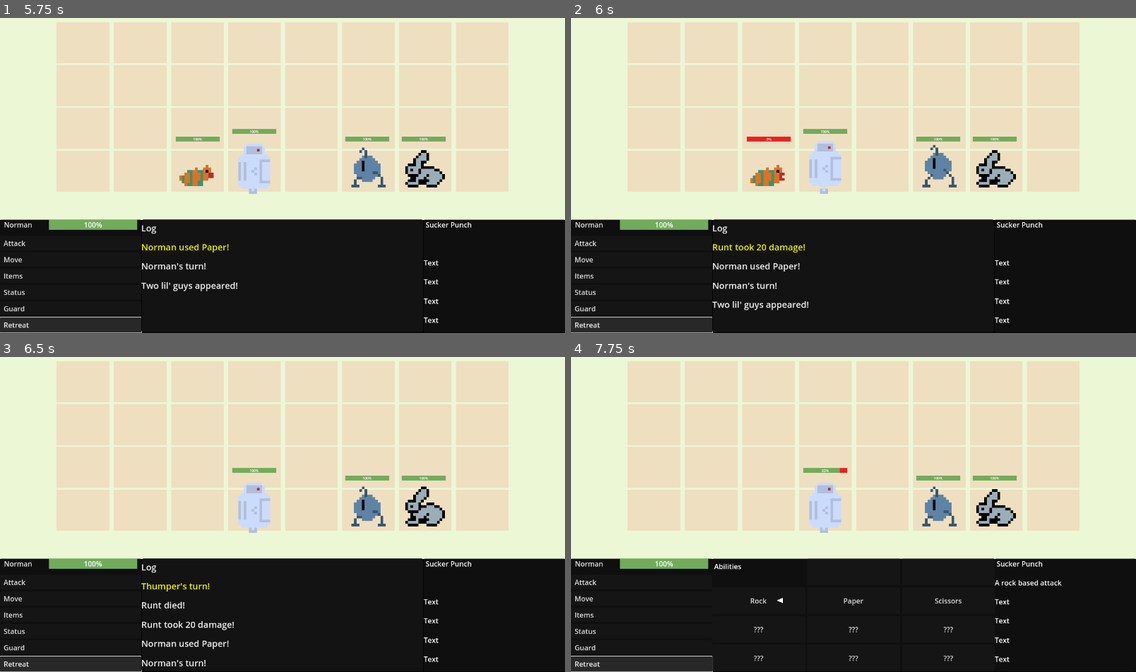
Above: before the commit, frames 1-4 (two rows, left to right).
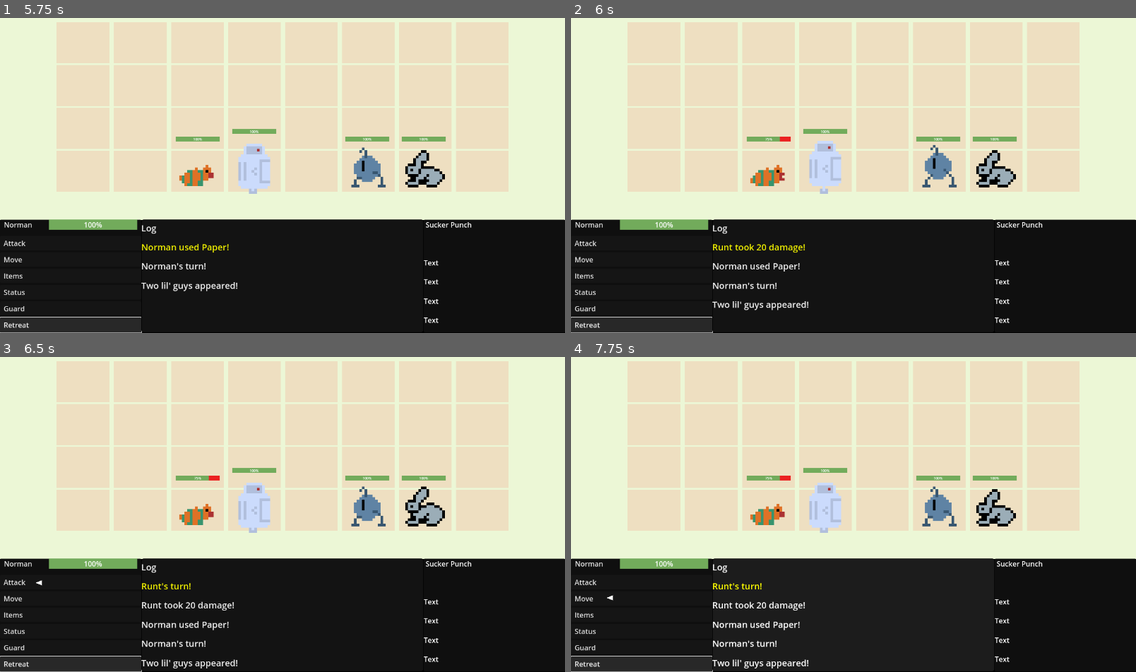
Above: after the commit, the same moments.

Repository: SamShubitz1/WorkingTitle
Game: Godot game, scene res://Scenes/Battle/Battle/battle_scene.tscn
Same seed, same stepped clock (60 frames per second), same inputs: the game is played once before the commit and once after it. This scene is started directly instead of the project's main scene.
Inputs:
- Up to frame 1 (5.75 s): click "Attack" at 0.5 s; click "Move" at 1.25 s; click "Items" at 2 s; click "Status" at 2.75 s; click "Guard" at 3.5 s; click "Retreat" at 4.25 s; tap Enter (ui_accept) at 5, 5.27 s; hold Right (ui_right) from 5.03 s (still down); tap E (navigate_log) at 5.1 s
- Up to frame 2 (6 s): release Right (ui_right) at 5.78 s; hold Q (go_back) from 5.78 s (still down); tap P (testbutton) at 5.85 s
- Up to frame 3 (6.5 s): keep holding Q (go_back); tap Enter (ui_accept) at 6.02 s
- Up to frame 4 (7.75 s): release Q (go_back) at 6.53 s; hold Right (ui_right) 6.53-7.28 s; tap E (navigate_log) at 6.6 s; hold S (navigate_forward) from 7.28 s (still down); tap P (testbutton) at 7.35 s; tap Enter (ui_accept) at 7.52 s

Frame 1 is identical in both runs. In frame 2, less than 0.1% of the frame differs, in the area x 31-37%, y 37-40%; in frame 3, 1.3%; in frame 4, 1.7%, in the area x 6-87%, y 35-100%.

Commit message:
...

Diff:
--- a/Scenes/Battle/Battle/battle_controller.gd
+++ b/Scenes/Battle/Battle/battle_controller.gd
@@ -10,7 +10,6 @@
 var runt_scene = preload("res://Scenes/Battle/Characters/Runt/runt.tscn")
 
 var players: Array[Character]
-
 var current_player: Character
 
 var battle_grid: BaseGrid = BaseGrid.new()
@@ -179,7 +178,10 @@
 	return attack
 
 func on_target_death(target: Character) -> void:
-	clear_queue()
+	battle_grid.current_grid.erase(target.grid_position)
+	players = players.filter(func(p): return p.char_name != target.char_name)
+	event_queue = event_queue.filter(func(e): return !e.has("publisher") || e.publisher != target.char_name)
+	turn_queue = turn_queue.filter(func(c): return c.char_name != target.char_name)
 	add_event({"type": EventType.DIALOG, "text": target.char_name + " died!", "duration": dialog_duration})
 	add_event({"type": EventType.DEATH, "target": target})
 
@@ -199,12 +201,6 @@
 		game_controller.switch_to_overworld_scene()
 	else:
 		event.target.visible = false
-		battle_grid.current_grid.erase(event.target.grid_position)
-		players = players.filter(func(p): return p.char_name != event.target.char_name)
-		event_queue = event_queue.filter(func(e): return !e.has("publisher") || e.publisher != event.target.char_name)
-		turn_queue = turn_queue.filter(func(c): return c.char_name != event.target.char_name)
-		increment_turn_queue()
-		add_event({"type": EventType.DIALOG, "text": current_player.char_name + "'s turn!", "duration": dialog_duration})
 		increment_event_queue()
 
 func check_valid_targets(target_cells: Array) -> bool:
@@ -227,7 +223,7 @@
 	var pc = pc_scene.instantiate()
 	var pc_abilities = ["Rock", "Paper", "Scissors"]
 	var pc_items = ["Extra Rock", "Extra Paper", "Sharpener"]
-	pc.init("PC", GameData.Alliance.HERO, pc.get_node("CharSprite"), pc.get_node("CharHealth"), 120, pc_abilities, Vector2i(3, 0), pc_items) # init props will be accessed from somewhere
+	pc.init("PC", GameData.Alliance.HERO, pc.get_node("CharSprite"), pc.get_node("CharHealth"), 100, pc_abilities, Vector2i(3, 0), pc_items) # init props will be accessed from somewhere
 	set_position_by_grid_coords(pc)
 	pc.is_player = true
 	add_child(pc)
@@ -236,7 +232,7 @@
 	var runt = runt_scene.instantiate()
 	var runt_abilities = ["Rock", "Paper", "Scissors"]
 	var runt_items = ["Extra Rock", "Extra Paper", "Sharpener"]
-	runt.init("Runt", GameData.Alliance.HERO, runt.get_node("CharSprite"), runt.get_node("CharHealth"), 20, runt_abilities, Vector2i(2, 0), runt_items) # init props will be accessed from somewhere
+	runt.init("Runt", GameData.Alliance.HERO, runt.get_node("CharSprite"), runt.get_node("CharHealth"), 80, runt_abilities, Vector2i(2, 0), runt_items) # init props will be accessed from somewhere
 	set_position_by_grid_coords(runt)
 	add_child(runt)
 	players.append(runt)
@@ -244,14 +240,14 @@
 
 	var norman = norman_scene.instantiate()
 	var norman_abilities = ["Rock", "Paper", "Scissors"]
-	norman.init("Norman", GameData.Alliance.ENEMY, norman.get_node("CharSprite"), norman.get_node("CharHealth"), 20, norman_abilities, Vector2i(5, 0)) # init props will be accessed from somewhere
+	norman.init("Norman", GameData.Alliance.ENEMY, norman.get_node("CharSprite"), norman.get_node("CharHealth"), 80, norman_abilities, Vector2i(5, 0)) # init props will be accessed from somewhere
 	set_position_by_grid_coords(norman)
 	add_child(norman)
 	players.append(norman)
 
 	var thumper = thumper_scene.instantiate()
 	var thumper_abilities = ["Rock", "Paper", "Scissors"]
-	thumper.init("Thumper", GameData.Alliance.ENEMY, thumper.get_node("CharSprite"), thumper.get_node("CharHealth"), 20, thumper_abilities, Vector2i(6, 0)) # init props will be accessed from somewhere
+	thumper.init("Thumper", GameData.Alliance.ENEMY, thumper.get_node("CharSprite"), thumper.get_node("CharHealth"), 100, thumper_abilities, Vector2i(6, 0)) # init props will be accessed from somewhere
 	set_position_by_grid_coords(thumper)
 	add_child(thumper)
 	thumper.flip_sprite()
